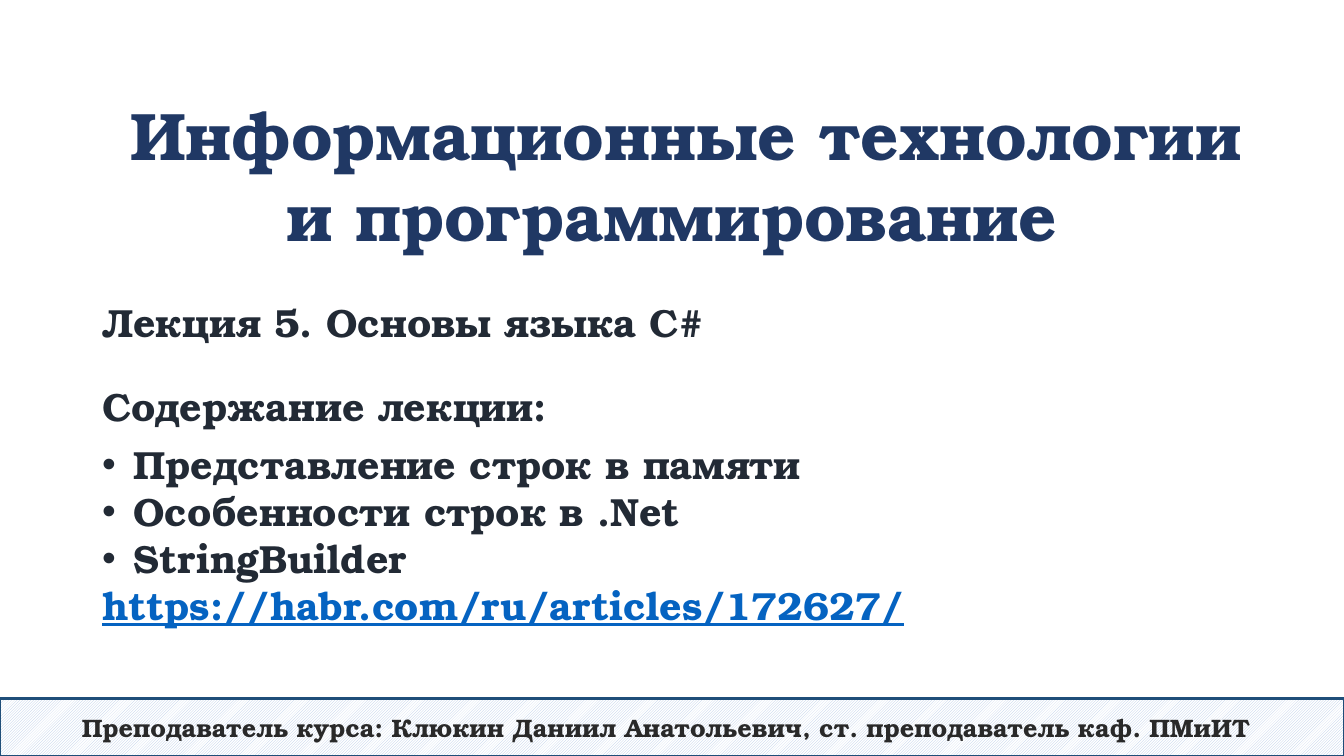
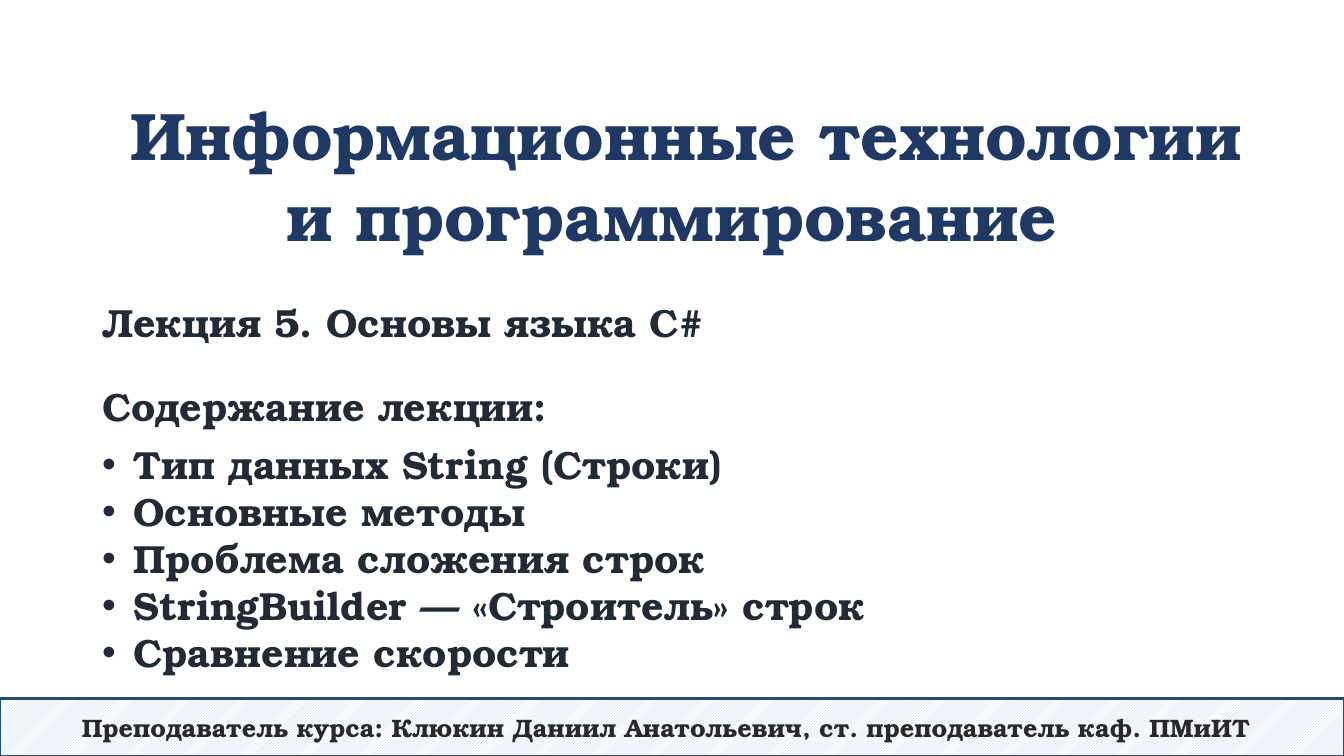
Before and after one commit to DaniilKlyukin/ITiP-1, a slide deck: slide 1 of Лекции/ИТиП 1 лек 5.pptx. Drawn at 1344x756 pixels with LibreOffice and Linux fonts; fonts in the diff are those of the drawing. Boxes give left, top, right and bottom in pixels: in the first picture for what was removed or moved away, otherwise in the second. Text is boxed around its words. In the diff, an @@ line names an element or a change of style, - is before the commit and + after.

```diff
--- a/Лекции/ИТиП 1 лек 5.pptx
+++ b/Лекции/ИТиП 1 лек 5.pptx
@@ text at bbox=[134, 449, 864, 676]: text changed @@
-• Представление строк в памяти
-• Особенности строк в .Net
-• StringBuilder
-https://habr.com/ru/articles/172627/
+• Тип данных String (Строки)
+• Основные методы
+• Проблема сложения строк
+• StringBuilder — «Строитель» строк
+• Сравнение скорости
```
Also in this commit, not shown: 4 other slides changed, 19 slides added, 11 slides removed, 5 other files.
